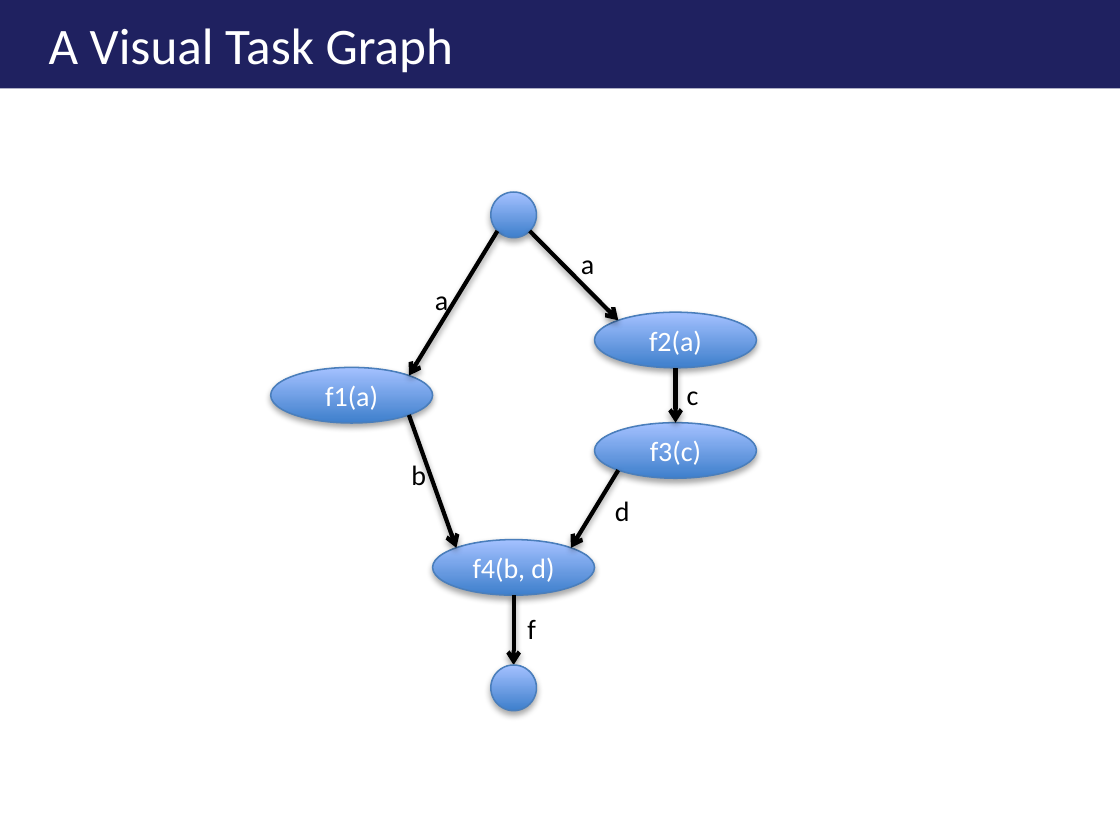
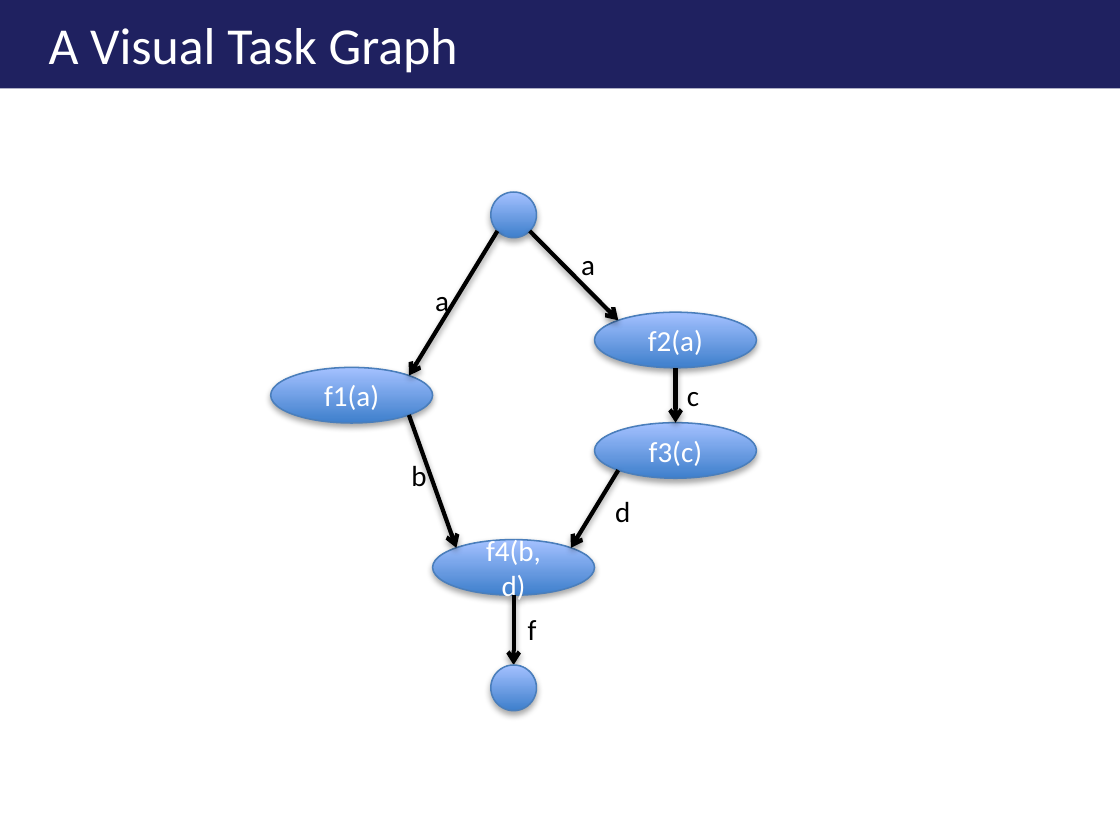
Before and after one commit to ericburcham/THasyINKnc, a slide deck: slide 29 of Presentation/THasINKync - 4x3.pptx (slide 32 before the commit). Drawn at 1120x840 pixels with LibreOffice and Linux fonts; fonts in the diff are those of the drawing; background and template pictures are left out. Boxes give left, top, right and bottom in pixels: in the first picture for what was removed or moved away, otherwise in the second. Text is boxed around its words. In the diff, an @@ line names an element or a change of style, - is before the commit and + after.

Commit message:
Removed Improving Theme (so sad!!!) from presentations.

```diff
--- a/Presentation/THasINKync - 4x3.pptx
+++ b/Presentation/THasINKync - 4x3.pptx
@@ title "A Visual Task Graph" at <box>0,0,1120,88</box>: size 24.8 to 25 pt; indent changed @@
@@ ellipse "f2(a)" at <box>594,312,756,367</box>: size 13.5 to 14 pt @@
@@ ellipse "f4(b, d)" at <box>433,539,594,594</box>: size 13.5 to 14 pt @@
```
Also in this commit, not shown: 35 other slides changed, 4 slides removed, 6 other files.
